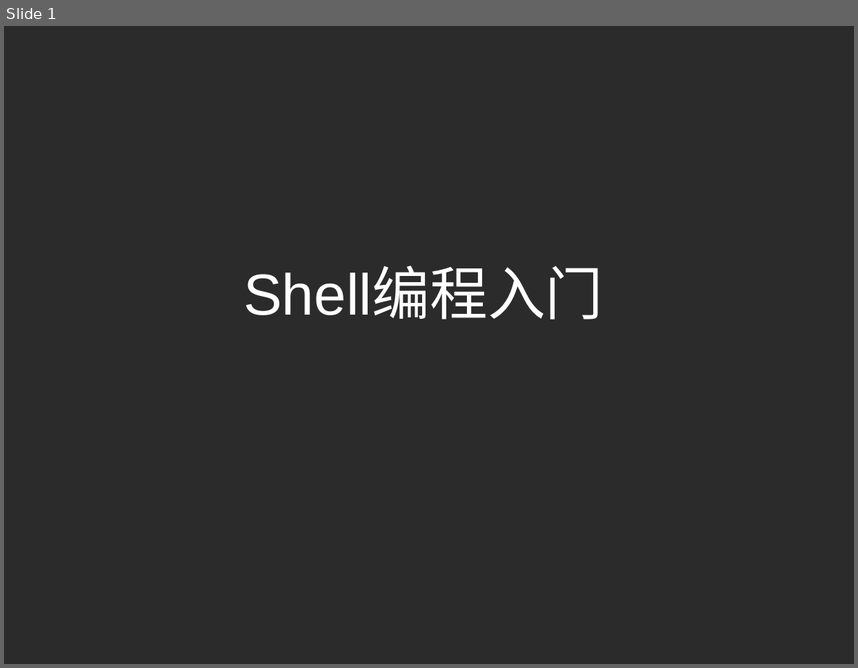
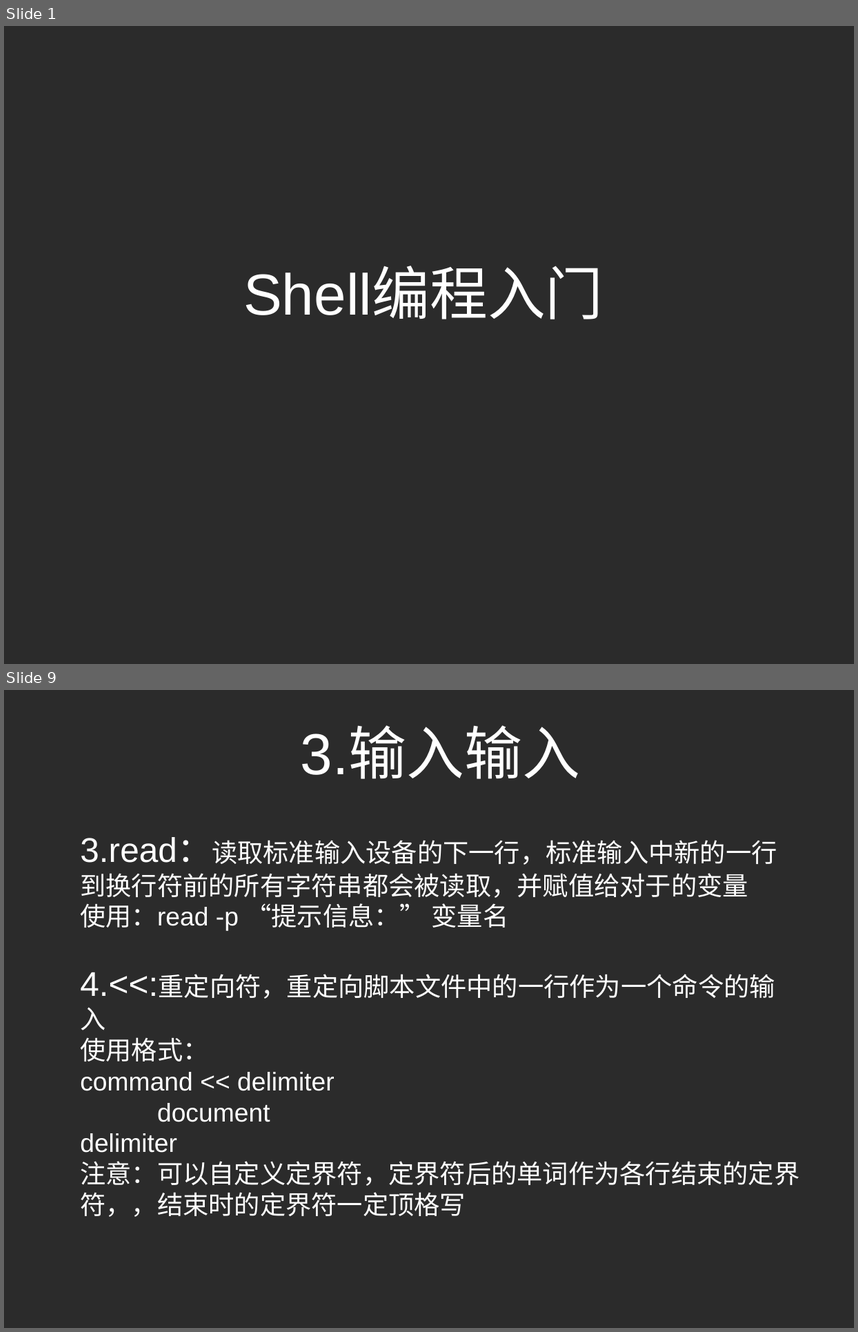
Before and after one commit to shuoshuren/shellDemo, a slide deck: shell编程入门.pptx. Shown one above the other, each under a label of ours: slide 1 before the commit, slides 1 and 9 after it; the slides between them are not shown. The pictures are 858x668 and 858x1332 pixels, drawn with LibreOffice and Linux fonts; fonts in the diff are those of the drawing; background and template pictures are left out; a plain dark background stands for a picture behind light text. Boxes give left, top, right and bottom in pixels: in the first picture for what was removed or moved away, otherwise in the second. Text is boxed around its words. In the diff, an @@ line names an element or a change of style, - is before the commit and + after.

```diff
--- a/shell编程入门.pptx
+++ b/shell编程入门.pptx
@@ slide 9 added at bbox=[4, 690, 854, 1328], background picture (left out) @@
@@ text added at bbox=[301, 728, 580, 779], 54 pt, text #FFFFFF @@
+3.输入输入
@@ text added at bbox=[80, 837, 800, 1216], 24 pt, text #FFFFFF @@
+3.read：读取标准输入设备的下一行，标准输入中新的一行到换行符前的所有字符串都会被读取，并赋值给对于的变量
+使用：read -p “提示信息：” 变量名
+4.<<:重定向符，重定向脚本文件中的一行作为一个命令的输入
+使用格式：
+command << delimiter
+document
+delimiter
+注意：可以自定义定界符，定界符后的单词作为各行结束的定界符，，结束时的定界符一定顶格写
```
Also in this commit, not shown: 4 slides changed, 15 other slides added, 9 other files.
